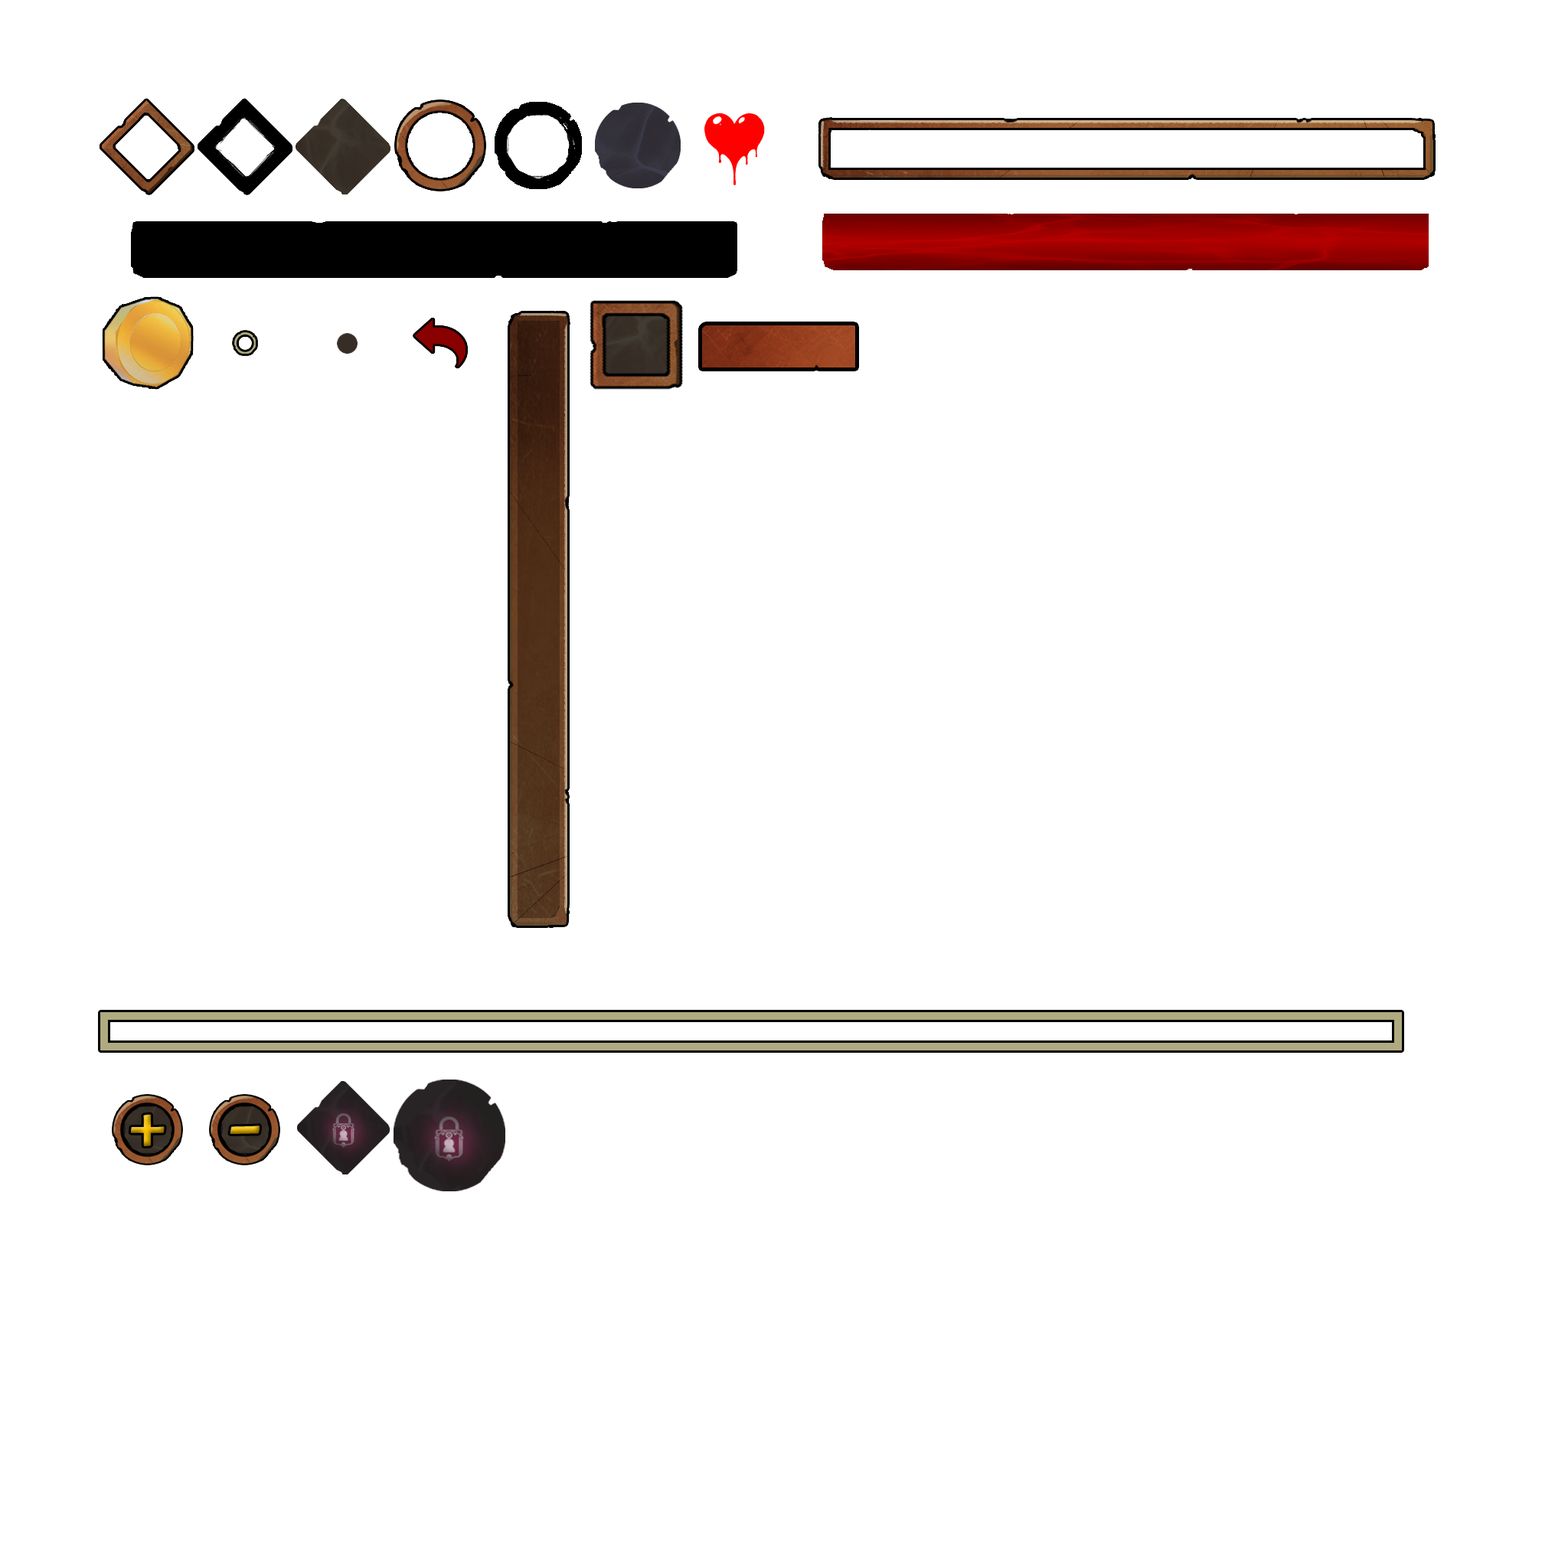
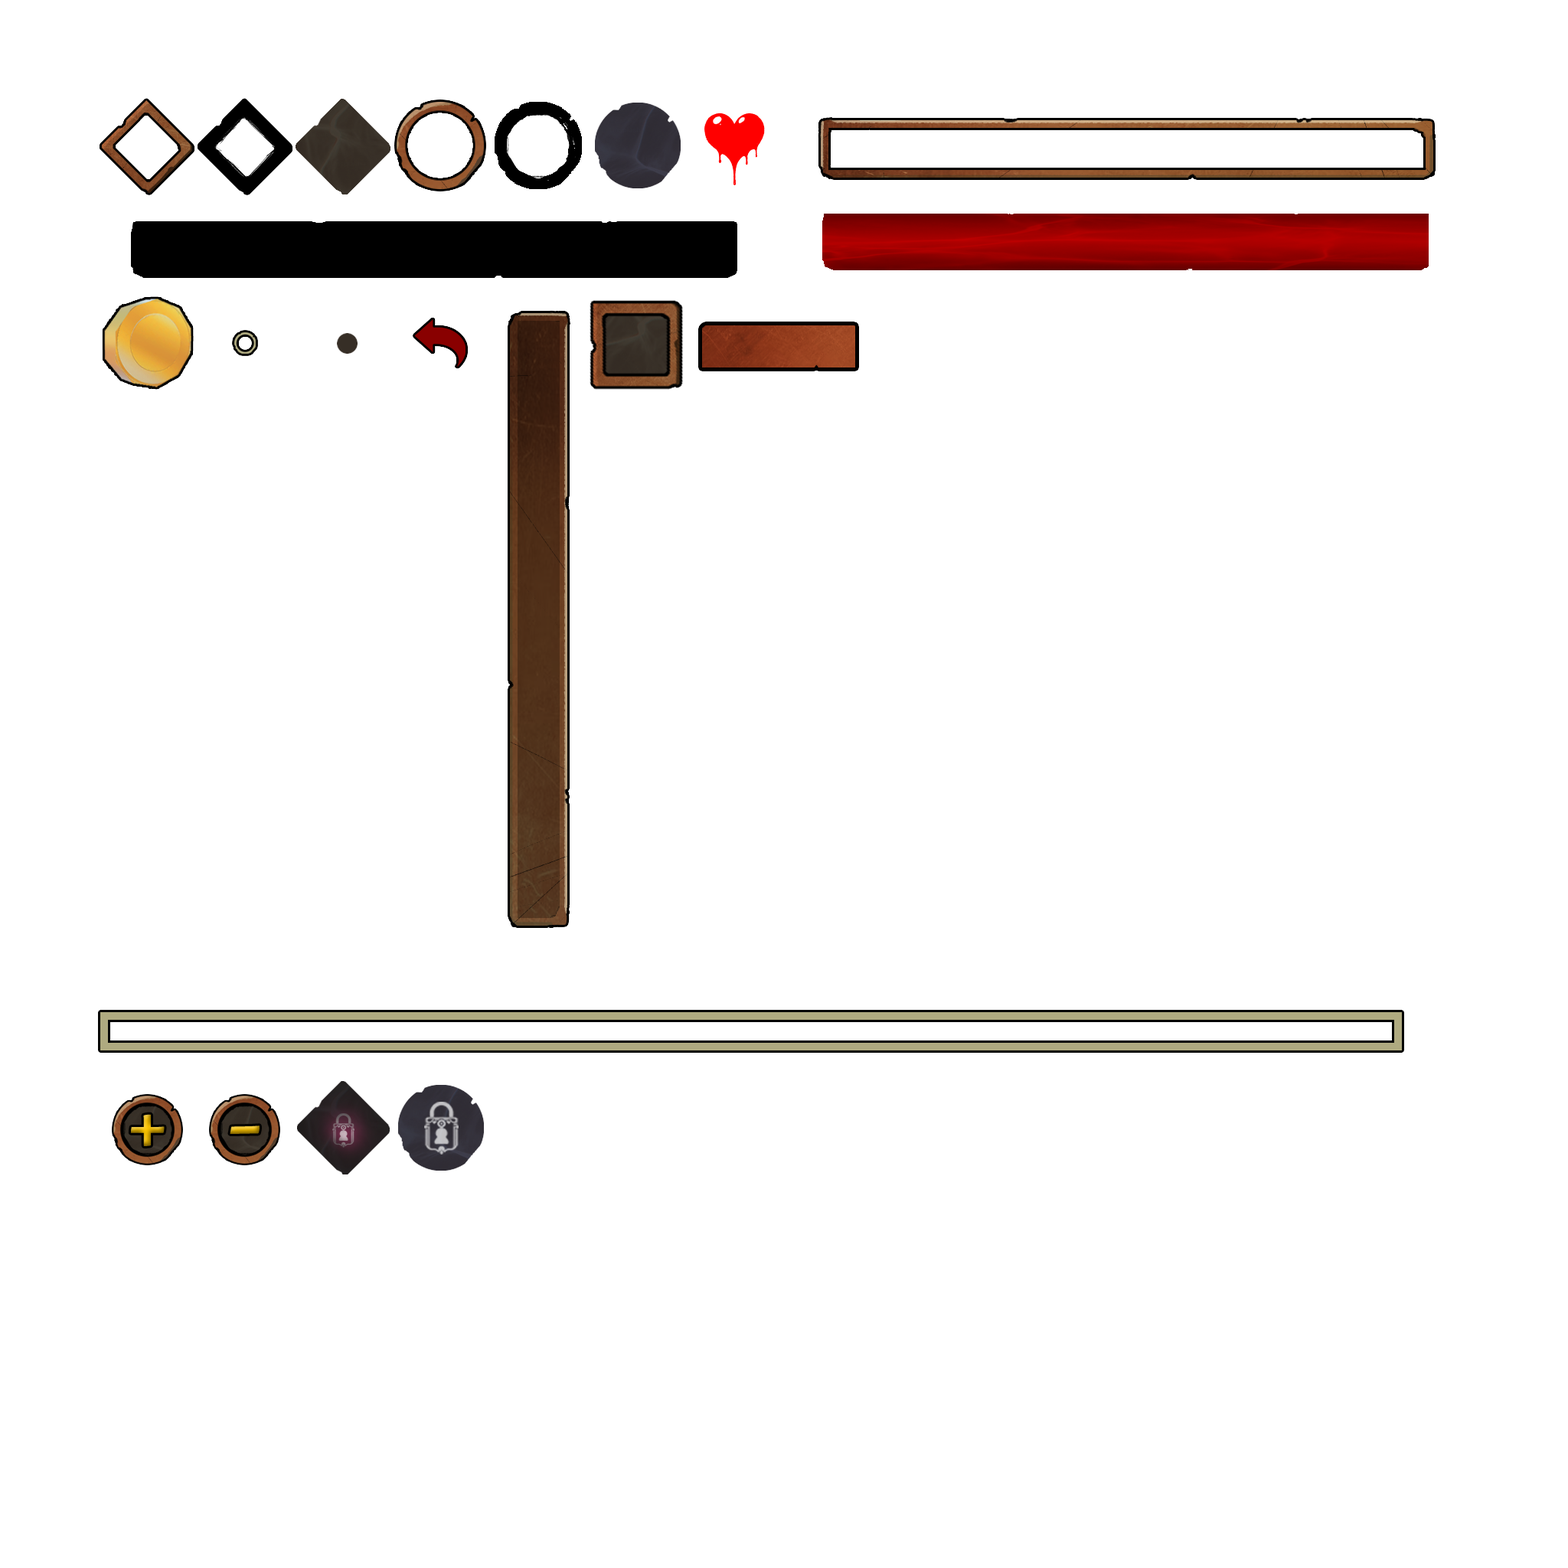
Before/after of a 1568 × 1568 layered artwork. What changed in the layer stack:
added layer "Layer 6" (70%) above "Layer 5" over (424, 1101, 459, 1155)
added layer "Layer 5" above "Layer 4" over (398, 1084, 484, 1171)
painted on "Layer 4" over (393, 1079, 506, 1192)